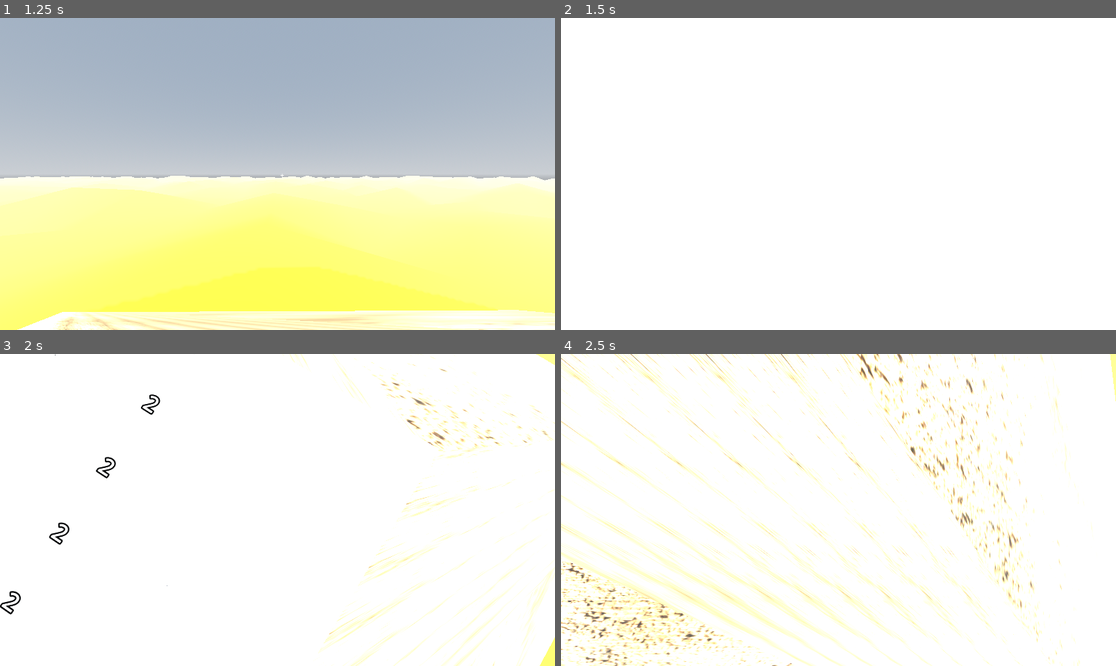
Above: before the commit, frames 1-4 (two rows, left to right).
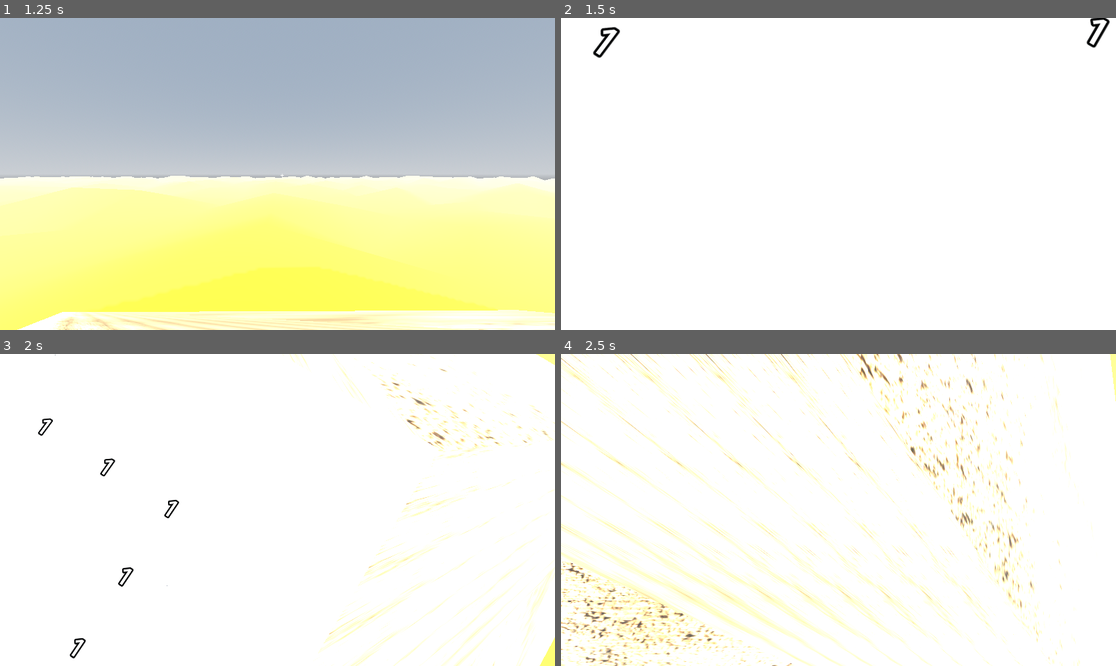
Above: after the commit, the same moments.

Repository: elebras1/Demineur3D
Game: Godot game, scene res://main_menu/main_menu.tscn
Two runs of this game, one before a commit and one after it. Both use one fixed random seed, a clock stepped at 60 frames per second and the inputs below.
Inputs (mouse positions are in pixels of both pictures, inside the frame that each line leads up to):
- Up to frame 1 (1.25 s): click "Jouer" at 0.5 s
- Up to frame 2 (1.5 s): tap Enter at 1.25 s; move the mouse to (866, 174) at 1.27 s; hold D from 1.28 s (still down); hold Z from 1.28 s (still down); click (866, 174) at 1.42 s
- Up to frame 3 (2 s): keep holding D; keep holding Z; tap Space at 1.52 s
- Up to frame 4 (2.5 s): move the mouse to (810, 510) at 2.02 s; release D at 2.03 s; release Z at 2.03 s; hold S from 2.03 s (still down); tap Q at 2.1 s; tap Space at 2.27 s

Frame 1 is identical in both runs. In frame 2, 0.3% of the frame differs, in the area x 5-99%, y 0-13%; in frame 3, 0.6%, in the area x 0-33%, y 0-98%; in frame 4, nothing differs.

Commit message:
add restart game

Diff:
--- a/ProceduralGeneration.gd
+++ b/ProceduralGeneration.gd
@@ -166,9 +166,6 @@
 
 	calculate_numbers(board, rows, cols)
 
-	# Vérifie que le premier clic est bien un 0
-	print("Valeur au premier clic (", first_click.x, ",", first_click.y, ") = ", board[first_click.x][first_click.y]["num"])
-
 	return board
 
 
@@ -252,7 +249,6 @@
 
 		# Vérifie la solvabilité
 		if is_solvable(deep_copy_board(board, rows, cols), rows, cols, first_click):
-			print("Grille SOLVABLE trouvée en ", attempts, " tentatives")
 			return board
 
 	print("Limite de tentatives atteinte - génération en mode classique")
--- a/cell.gd
+++ b/cell.gd
@@ -1,26 +1,39 @@
 extends Node3D
 class_name Cell
 
-@export var grid_pos: Vector2i
-@export var value: int = 0
-@export var board: Array
-@export var generator: MineSweeper
-@export var state: int = 0  # 0 = cachée, 1 = révélée, 2 = flag
-
+# IMPORTANT: Ne PAS utiliser @export pour les données de jeu
+# @export sauvegarde les valeurs dans la scène .tscn
+var grid_pos: Vector2i
+var value: int = 0
+var board: Array = []
+var generator: MineSweeper = null
+var state: int = 0  # 0 = cachée, 1 = révélée, 2 = flag
 var parent_grid: Node = null
 var is_dark: bool = false
 var flag_mesh = null
-
 
 @onready var mesh_instance = $MeshInstance3D
 @onready var label = $MeshInstance3D/Label3D
 var flag = preload("res://flag.tscn")
 
 func _ready():
+	value = 0
+	state = 0
+	board = []
+	generator = null
+
+	if label:
+		label.text = ""
+	if label:
+		label.text = ""
+
 	# Créer un matériau pour chaque cellule
 	if mesh_instance:
 		var mat = StandardMaterial3D.new()
 		mesh_instance.material_override = mat
+
+	# Attendre un frame puis mettre à jour
+	await get_tree().process_frame
 	update_color()
 
 func update_color():
@@ -37,6 +50,11 @@
 				mat.albedo_color = Color(0.7, 0.7, 0.7)
 			if label:
 				label.text = ""
+			# Supprimer le flag s'il existe
+			if flag_mesh:
+				flag_mesh.queue_free()
+				flag_mesh = null
+
 		1:  # Révélée
 			if is_dark:
 				mat.albedo_color = Color(0.9, 0.9, 0.9)
@@ -49,11 +67,18 @@
 					label.text = str(value)
 				else:
 					label.text = ""
+			# Supprimer le flag s'il existe
+			if flag_mesh:
+				flag_mesh.queue_free()
+				flag_mesh = null
+
 		2:  # Flag
 			if is_dark:
 				mat.albedo_color = Color(0.8, 0.2, 0.2)
 			else:
 				mat.albedo_color = Color(1, 0.3, 0.3)
+			if label:
+				label.text = ""
 
 func reveal():
 	if parent_grid.get_is_finish():
@@ -78,12 +103,12 @@
 	# Met à jour seulement les cellules qui ont changé
 	if parent_grid:
 		parent_grid.update_specific_cells(changed_cells)
-	if board[grid_pos.y][grid_pos.x]["mine"] :
+
+	if board[grid_pos.y][grid_pos.x]["mine"]:
 		var explosion = preload("res://explosion.tscn")
 		var explosion_mesh = explosion.instantiate()
 		add_child(explosion_mesh)
 		parent_grid.set_is_finish(true)
-
 
 func toggle_flag():
 	if parent_grid.get_is_finish():
@@ -97,11 +122,14 @@
 	if state == 0:
 		state = 2
 		board[grid_pos.y][grid_pos.x]["flag"] = true
-		flag_mesh = flag.instantiate()
-		add_child(flag_mesh)
+		if not flag_mesh:
+			flag_mesh = flag.instantiate()
+			add_child(flag_mesh)
 
 	elif state == 2:
 		state = 0
 		board[grid_pos.y][grid_pos.x]["flag"] = false
 
-		flag_mesh.queue_free()
+		if flag_mesh:
+			flag_mesh.queue_free()
+			flag_mesh = null
--- a/checkerboard.gd
+++ b/checkerboard.gd
@@ -7,13 +7,13 @@
 
 var cell_scene = preload("res://cell.tscn")
 var grid: Array = []
-var generator: MineSweeper = MineSweeper.new()
+var generator: MineSweeper
 var board: Array = []
 var is_first_click: bool = true
 var is_generating: bool = false
 var is_finish: bool = false
 var pyramid: Pyramid
-var grid_root := Node3D.new()
+var grid_root : Node3D
 
 
 func get_is_finish():
@@ -22,7 +22,6 @@
 func set_is_finish(finish: bool):
 	is_finish = finish
 	if is_finish:
-		print("Partie terminée. Redémarrage dans 30 secondes...")
 		restart_after_delay(3)
 
 func restart_after_delay(seconds: float) -> void:
@@ -34,11 +33,13 @@
 
 
 func _ready():
+	grid_root = Node3D.new()
+	generator = MineSweeper.new()
+	add_child(generator)
 	add_child(grid_root)
 	pyramid = Pyramid.new()
 	pyramid.create(grid_width, grid_height, cell_size, self)
 	await generate_empty_grid_3d()
-	print("Grille prête - Cliquez pour commencer !")
 
 # Génère une grille vide (sans mines)
 func generate_empty_grid_3d() -> void:
@@ -49,11 +50,14 @@
 			grid_root.add_child(cell)
 			cell.position = Vector3(x * cell_size, 0, y * cell_size)
 
+			# IMPORTANT: Réinitialiser TOUS les paramètres de la cellule
 			cell.grid_pos = Vector2i(x, y)
 			cell.parent_grid = self
 			cell.is_dark = (x + y) % 2 == 1
 			cell.state = 0
 			cell.value = 0
+			cell.board = []  # Réinitialiser le board
+			cell.generator = null  # Réinitialiser le generator
 			cell.update_color()
 
 			row.append(cell)
@@ -67,21 +71,14 @@
 		return
 
 	is_generating = true
-	print("Génération du board à partir de (x=", first_click.x, ", y=", first_click.y, ")")
 
 	var safe_radius = 1
 	var max_zero_ratio = 0.5
 
 	var first_click_rowcol = Vector2i(first_click.y, first_click.x)
 
-	print("Conversion en (row, col) = (", first_click_rowcol.x, ", ", first_click_rowcol.y, ")")
 
 	board = generator.create_board(grid_height, grid_width, num_mines, first_click_rowcol, safe_radius, max_zero_ratio, false)
-
-	if board[first_click.y][first_click.x]["mine"]:
-		print("ERREUR : Mine détectée au premier clic !")
-	else:
-		print("OK : Pas de mine au premier clic")
 
 	for y in range(grid_height):
 		for x in range(grid_width):
@@ -94,7 +91,6 @@
 
 	is_generating = false
 	is_first_click = false
-	print("Board généré ! Révélation de la première case...")
 
 	var clicked_cell = grid[first_click.y][first_click.x]
 	clicked_cell.reveal()
--- a/main_menu/main_menu.gd
+++ b/main_menu/main_menu.gd
@@ -13,10 +13,8 @@
 func _ready() -> void:
 	Input.set_mouse_mode(Input.MOUSE_MODE_VISIBLE)
 	play_button.pressed.connect(_on_PlayButton_pressed)
-
 func _on_PlayButton_pressed() -> void:
 	var minesweeper_scene: Node = load("res://minesweeper.tscn").instantiate() as Node
-
 	var diff_index: int = int(option_button.selected)
 	var cfg: Dictionary = difficulties.get(diff_index, difficulties[0])
 
@@ -24,12 +22,15 @@
 	minesweeper_scene.set("grid_height", cfg["rows"])
 	minesweeper_scene.set("num_mines", cfg["mines"])
 
-	if get_tree().current_scene:
-		get_tree().current_scene.queue_free()
+	# CORRECTION : Utiliser change_scene_to_packed au lieu de manipuler current_scene
+	get_tree().root.add_child(minesweeper_scene)
 	get_tree().current_scene = minesweeper_scene
-	get_tree().root.add_child(minesweeper_scene)
+
+	# Libérer l'ancien menu
+	queue_free()
 
 	Input.set_mouse_mode(Input.MOUSE_MODE_CAPTURED)
+
 	var player: Node = minesweeper_scene.get_node_or_null("CharacterBody3D")
 	if player:
 		var player_cam: Node = player.get_node_or_null("Camera3D")
